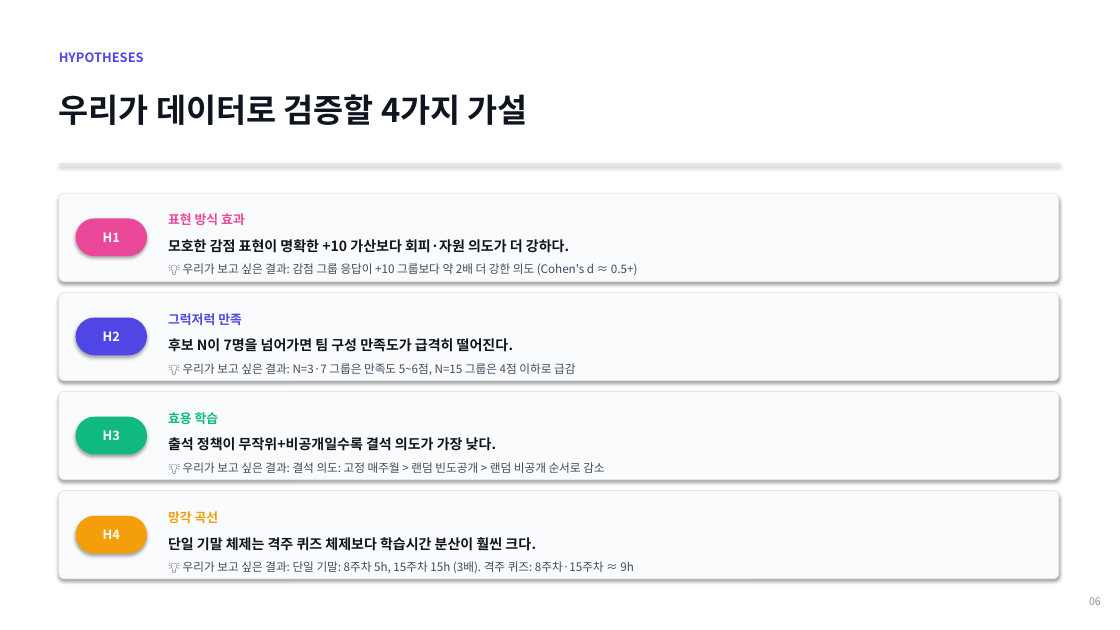
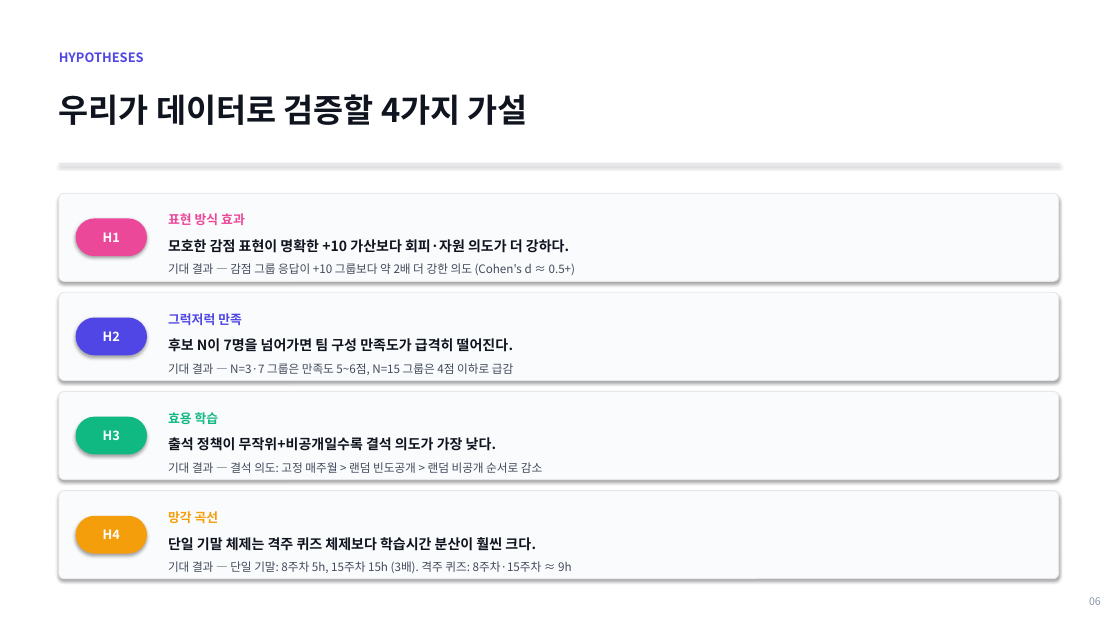
Before and after one commit to lshpy/imen315-syllabus-meta, a slide deck: slide 15 of team_project/kickoff_2026-05-11.pptx. Drawn at 1120x630 pixels with LibreOffice and Linux fonts; fonts in the diff are those of the drawing. Boxes give left, top, right and bottom in pixels: in the first picture for what was removed or moved away, otherwise in the second. Text is boxed around its words. In the diff, an @@ line names an element or a change of style, - is before the commit and + after.

```diff
--- a/team_project/kickoff_2026-05-11.pptx
+++ b/team_project/kickoff_2026-05-11.pptx
@@ text at (168, 263, 576, 275): text changed @@
-💡 우리가 보고 싶은 결과: 감점 그룹 응답이 +10 그룹보다 약 2배 더 강한 의도 (Cohen's d ≈ 0.5+)
+기대 결과 — 감점 그룹 응답이 +10 그룹보다 약 2배 더 강한 의도 (Cohen's d ≈ 0.5+)
@@ text at (168, 363, 513, 375): text changed @@
-💡 우리가 보고 싶은 결과: N=3·7 그룹은 만족도 5~6점, N=15 그룹은 4점 이하로 급감
+기대 결과 — N=3·7 그룹은 만족도 5~6점, N=15 그룹은 4점 이하로 급감
@@ text at (168, 462, 542, 473): text changed @@
-💡 우리가 보고 싶은 결과: 결석 의도: 고정 매주월 > 랜덤 빈도공개 > 랜덤 비공개 순서로 감소
+기대 결과 — 결석 의도: 고정 매주월 > 랜덤 빈도공개 > 랜덤 비공개 순서로 감소
@@ text at (168, 561, 572, 573): text changed @@
-💡 우리가 보고 싶은 결과: 단일 기말: 8주차 5h, 15주차 15h (3배). 격주 퀴즈: 8주차·15주차 ≈ 9h
+기대 결과 — 단일 기말: 8주차 5h, 15주차 15h (3배). 격주 퀴즈: 8주차·15주차 ≈ 9h
```
Also in this commit, not shown: 9 other slides changed, 1 slide added, 1 slide removed, 1 other file.
